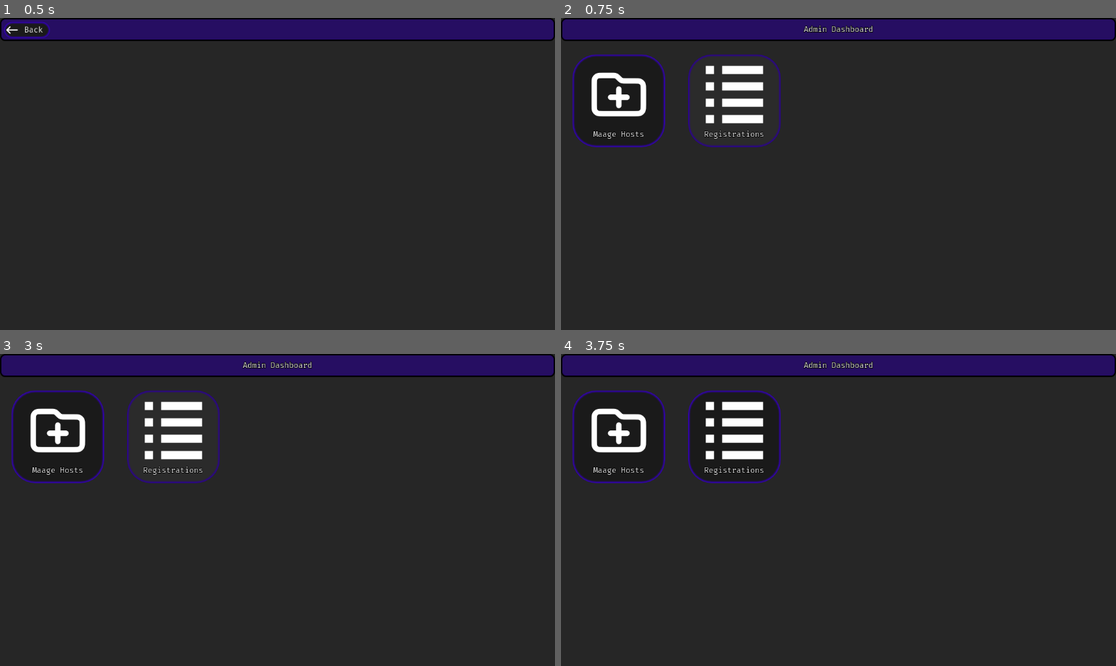
Above: before the commit, frames 1-4 (two rows, left to right).
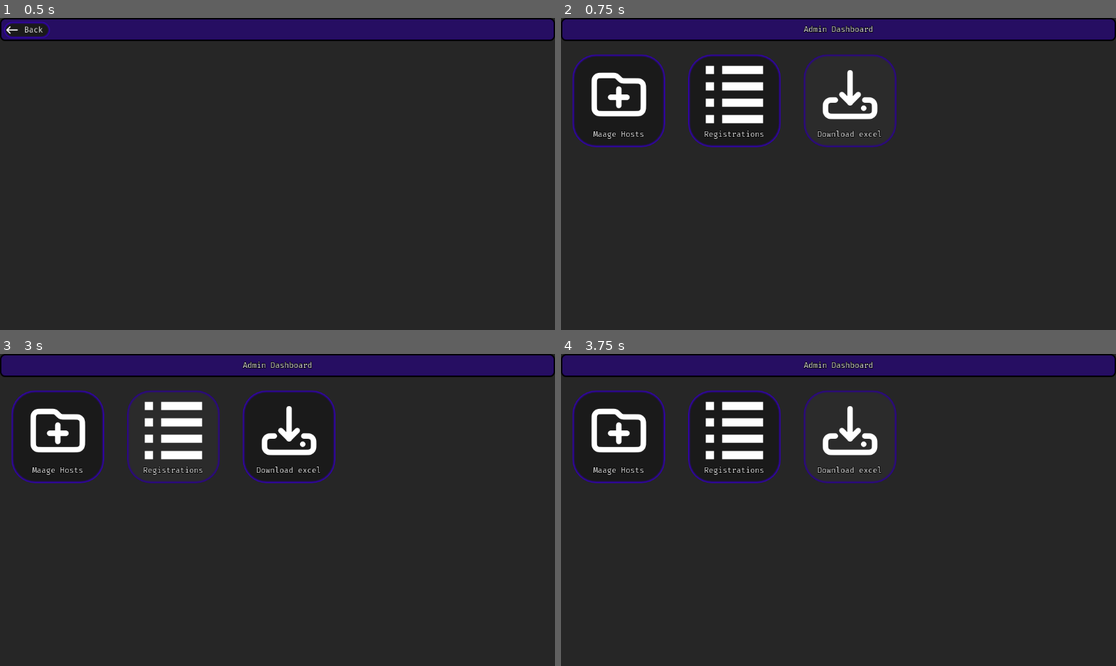
Above: after the commit, the same moments.

Repository: master172/admindashboard
Game: Godot game, scene res://src/Main/manage_clubs.tscn
The game is run twice, just before and just after one commit, with the same random seed, the same clock (stepped at 60 frames per second) and the same inputs. This scene is started directly instead of the project's main scene.
Inputs (mouse positions are in pixels of both pictures, inside the frame that each line leads up to):
- Up to frame 1 (0.5 s): no input
- Up to frame 2 (0.75 s): click "Back" at 0.5 s
- Up to frame 3 (3 s): click (55, 438) at 1.25 s; click "Back" at 2 s; click (172, 438) at 2.75 s
- Up to frame 4 (3.75 s): click (849, 438) at 3.52 s

Frame 1 is identical in both runs. In frame 2, 1.2% of the frame differs, in the area x 22-61%, y 11-42%; in frame 3, 1.0%; in frame 4, 1.1%.

Commit message:
final commit before dev freeze

Diff:
--- a/Autoload/Utils.gd
+++ b/Autoload/Utils.gd
@@ -4,6 +4,8 @@
 var selected_event:Queue = Queue.new()
 var selected_club:Queue = Queue.new()
 var selected_host:Queue = Queue.new()
+
+const default_backend_url:String = "http://127.0.0.1:8000/"
 
 func is_valid_email_id(email:String)->bool:
 	var regex := RegEx.new()
--- /dev/null
+++ b/assets/Icons/download.svg
@@ -0,0 +1,12 @@
+<!DOCTYPE svg PUBLIC "-//W3C//DTD SVG 1.1//EN" "http://www.w3.org/Graphics/SVG/1.1/DTD/svg11.dtd">
+
+<!-- Uploaded to: SVG Repo, www.svgrepo.com, Transformed by: SVG Repo Mixer Tools -->
+<svg width="800px" height="800px" viewBox="0 0 24 24" fill="none" xmlns="http://www.w3.org/2000/svg" stroke="#ffffff">
+
+<g id="SVGRepo_bgCarrier" stroke-width="0"/>
+
+<g id="SVGRepo_tracerCarrier" stroke-linecap="round" stroke-linejoin="round"/>
+
+<g id="SVGRepo_iconCarrier"> <path d="M17 17H17.01M17.4 14H18C18.9319 14 19.3978 14 19.7654 14.1522C20.2554 14.3552 20.6448 14.7446 20.8478 15.2346C21 15.6022 21 16.0681 21 17C21 17.9319 21 18.3978 20.8478 18.7654C20.6448 19.2554 20.2554 19.6448 19.7654 19.8478C19.3978 20 18.9319 20 18 20H6C5.06812 20 4.60218 20 4.23463 19.8478C3.74458 19.6448 3.35523 19.2554 3.15224 18.7654C3 18.3978 3 17.9319 3 17C3 16.0681 3 15.6022 3.15224 15.2346C3.35523 14.7446 3.74458 14.3552 4.23463 14.1522C4.60218 14 5.06812 14 6 14H6.6M12 15V4M12 15L9 12M12 15L15 12" stroke="#ffffff" stroke-width="2" stroke-linecap="round" stroke-linejoin="round"/> </g>
+
+</svg>
--- a/src/Main/Main.tscn
+++ b/src/Main/Main.tscn
@@ -1,9 +1,10 @@
-[gd_scene load_steps=5 format=3 uid="uid://dgc3m4i4156v3"]
+[gd_scene load_steps=6 format=3 uid="uid://dgc3m4i4156v3"]
 
 [ext_resource type="Script" uid="uid://bjuexdydjvkta" path="res://src/Main/main.gd" id="1_52sh2"]
 [ext_resource type="Theme" uid="uid://c8wib8exwpaas" path="res://Resources/MainTheme.tres" id="1_f6j18"]
 [ext_resource type="Texture2D" uid="uid://cifcjhdrcx2d7" path="res://assets/Icons/List.svg" id="3_1pat6"]
 [ext_resource type="PackedScene" uid="uid://351f6j6go1i2" path="res://src/UIComponents/BaseButtonComponent.tscn" id="4_nxavr"]
+[ext_resource type="Texture2D" uid="uid://qr2ypeurqd3j" path="res://assets/Icons/download.svg" id="5_7cpwk"]
 
 [node name="Main" type="Control"]
 layout_mode = 3
@@ -64,7 +65,7 @@
 size_flags_vertical = 3
 theme_override_constants/h_separation = 48
 theme_override_constants/v_separation = 0
-columns = 2
+columns = 3
 
 [node name="ManageEvents" parent="MainContainer/OptionsContainer/GridContainer" instance=ExtResource("4_nxavr")]
 layout_mode = 2
@@ -75,5 +76,63 @@
 Icon = ExtResource("3_1pat6")
 Text = "Registrations"
 
+[node name="DownloadButton" parent="MainContainer/OptionsContainer/GridContainer" instance=ExtResource("4_nxavr")]
+layout_mode = 2
+Icon = ExtResource("5_7cpwk")
+Text = "Download excel"
+
+[node name="Overlay" type="Control" parent="."]
+visible = false
+layout_mode = 1
+anchors_preset = 15
+anchor_right = 1.0
+anchor_bottom = 1.0
+grow_horizontal = 2
+grow_vertical = 2
+
+[node name="ColorRect" type="ColorRect" parent="Overlay"]
+layout_mode = 1
+anchors_preset = 15
+anchor_right = 1.0
+anchor_bottom = 1.0
+grow_horizontal = 2
+grow_vertical = 2
+color = Color(0.101961, 0.101961, 0.101961, 0.384314)
+
+[node name="CenterContainer" type="CenterContainer" parent="Overlay"]
+layout_mode = 1
+anchors_preset = 15
+anchor_right = 1.0
+anchor_bottom = 1.0
+grow_horizontal = 2
+grow_vertical = 2
+
+[node name="LoadingContainer" type="PanelContainer" parent="Overlay/CenterContainer"]
+layout_mode = 2
+
+[node name="Panel" type="Panel" parent="Overlay/CenterContainer/LoadingContainer"]
+custom_minimum_size = Vector2(450, 240)
+layout_mode = 2
+
+[node name="MarginContainer" type="MarginContainer" parent="Overlay/CenterContainer/LoadingContainer/Panel"]
+layout_mode = 1
+anchors_preset = 15
+anchor_right = 1.0
+anchor_bottom = 1.0
+grow_horizontal = 2
+grow_vertical = 2
+theme_override_constants/margin_left = 12
+theme_override_constants/margin_top = 12
+theme_override_constants/margin_right = 12
+theme_override_constants/margin_bottom = 12
+
+[node name="Label" type="Label" parent="Overlay/CenterContainer/LoadingContainer/Panel/MarginContainer"]
+layout_mode = 2
+text = "Now exporting and downloading registrations
+data through the backend, please wait"
+horizontal_alignment = 1
+vertical_alignment = 1
+
 [connection signal="pressed" from="MainContainer/OptionsContainer/GridContainer/ManageEvents" to="." method="_on_manage_events_pressed"]
 [connection signal="pressed" from="MainContainer/OptionsContainer/GridContainer/RegistrationsButton" to="." method="_on_registrations_button_pressed"]
+[connection signal="pressed" from="MainContainer/OptionsContainer/GridContainer/DownloadButton" to="." method="_on_download_button_pressed"]
--- a/src/Main/create_host.gd
+++ b/src/Main/create_host.gd
@@ -114,7 +114,7 @@
 	http.request_completed.connect(http.queue_free.unbind(4))
 	var header = ["Content-Type: application/json"]
 	var body:String = JSON.stringify(request_refrence)
-	var url:String = "http://127.0.0.1:8000/create" if editiing_host == false else "http://127.0.0.1:8000/update_host"
+	var url:String = Utils.default_backend_url+"create" if editiing_host == false else Utils.default_backend_url+"update_host"
 	var err = http.request(url,header,HTTPClient.METHOD_POST,body)
 	if err != OK:
 		push_error("http request error: ",err)
@@ -132,7 +132,7 @@
 	http.request_completed.connect(http.queue_free.unbind(4))
 	var header = ["Content-Type: application/json"]
 	var body:String = JSON.stringify({"user_id":user_id})
-	var err = http.request("http://127.0.0.1:8000/host",header,HTTPClient.METHOD_GET,body)
+	var err = http.request(Utils.default_backend_url+"host",header,HTTPClient.METHOD_GET,body)
 	if err != OK:
 		push_error("http request error: ",err)
 
--- a/src/Main/main.gd
+++ b/src/Main/main.gd
@@ -1,4 +1,8 @@
 extends Control
+@onready var overlay: Control = $Overlay
+
+func _ready():
+	overlay.visible = false
 
 func _on_manage_events_pressed() -> void:
 	var Manage_events_scene:PackedScene = load("res://src/Main/manage_hosts.tscn")
@@ -17,7 +21,7 @@
 	add_child(http)
 	http.request_completed.connect(self.permission_granted)
 	http.request_completed.connect(http.queue_free.unbind(4))
-	var err = http.request("http://127.0.0.1:8000/check_time")
+	var err = http.request(Utils.default_backend_url+"check_time")
 	if err != OK:
 		push_error("http request error: ",err)
 
@@ -30,3 +34,28 @@
 			OS.alert("You do not have permission to view registrations yet")
 	else:
 		push_error("request failed response code: ",response_code)
+
+
+func _on_download_button_pressed() -> void:
+	var http :HTTPRequest = HTTPRequest.new()
+	add_child(http)
+	overlay.show()
+	http.request_completed.connect(self.download_exports)
+	http.request_completed.connect(http.queue_free.unbind(4))
+	var err = http.request(Utils.default_backend_url+"download")
+	if err != OK:
+		overlay.hide()
+		push_error("http request error: ",err)
+
+func download_exports(result: int, response_code: int, headers: PackedStringArray, body: PackedByteArray) -> void:
+	if response_code == 200:
+		var file = FileAccess.open("user://exported_registrations.zip",FileAccess.WRITE)
+		file.store_buffer(body)
+		file.close()
+		overlay.hide()
+		var dir := ProjectSettings.globalize_path("user://")
+		OS.shell_open(dir)
+	else:
+		overlay.hide()
+		var error_detail := body.get_string_from_utf8()
+		OS.alert("Failed to download export: " + error_detail, "Download Error")
--- a/src/Main/manage_clubs.gd
+++ b/src/Main/manage_clubs.gd
@@ -21,13 +21,14 @@
 	add_child(http)
 	http.request_completed.connect(self._on_club_completed)
 	http.request_completed.connect(http.queue_free.unbind(4))
-	var err = http.request("http://127.0.0.1:8000/clubs")
+	var err = http.request(Utils.default_backend_url+"clubs")
 	if err != OK:
 		push_error("http request error: ",err)
 
 func _on_club_completed(result: int, response_code: int, headers: PackedStringArray, body: PackedByteArray) -> void:
 	if response_code == 200:
 		var data:Array = JSON.parse_string(body.get_string_from_utf8())
+		print(data)
 		if data != []:
 			add_club_buttons(data)
 	else:
--- a/src/Main/manage_events.gd
+++ b/src/Main/manage_events.gd
@@ -25,7 +25,7 @@
 	http.request_completed.connect(http.queue_free.unbind(4))
 	var header = ["Content-Type: application/json"]
 	var body:String = JSON.stringify({"club_name":selected_club})
-	var err = http.request("http://127.0.0.1:8000/events",header,HTTPClient.METHOD_GET,body)
+	var err = http.request(Utils.default_backend_url+"events",header,HTTPClient.METHOD_GET,body)
 	if err != OK:
 		push_error("http request error: ",err)
 
--- a/src/Main/manage_hosts.gd
+++ b/src/Main/manage_hosts.gd
@@ -14,7 +14,7 @@
 	add_child(http)
 	http.request_completed.connect(self._on_hosts_completed)
 	http.request_completed.connect(http.queue_free.unbind(4))
-	var err = http.request("http://127.0.0.1:8000/hosts")
+	var err = http.request(Utils.default_backend_url+"hosts")
 	if err != OK:
 		push_error("http request error: ",err)
 
--- a/src/Main/registrations.gd
+++ b/src/Main/registrations.gd
@@ -27,7 +27,7 @@
 	http.request_completed.connect(http.queue_free.unbind(4))
 	var club = selected_club.uri_encode()
 	var event = selected_event.uri_encode()
-	var url:String = "http://127.0.0.1:8000/registrations/individual/"+club+"/"+event
+	var url:String = Utils.default_backend_url+"registrations/individual/"+club+"/"+event
 	var err = http.request(url)
 	if err != OK:
 		push_error("http request error: ",err)
@@ -37,7 +37,10 @@
 		var data:Dictionary = JSON.parse_string(body.get_string_from_utf8())
 		add_individual_registration(data)
 	else:
-		push_error("request failed response code: ",response_code)
+		if response_code == 404:
+			OS.alert("No individual registrations found")
+		else:
+			push_error("request failed response code: ",response_code)
 
 func get_institution_registrations():
 	var http :HTTPRequest = HTTPRequest.new()
@@ -46,7 +49,7 @@
 	http.request_completed.connect(http.queue_free.unbind(4))
 	var club = selected_club.uri_encode()
 	var event = selected_event.uri_encode()
-	var url:String = "http://127.0.0.1:8000/registrations/institution/"+club+"/"+event
+	var url:String = Utils.default_backend_url+"registrations/institution/"+club+"/"+event
 	var err = http.request(url)
 	if err != OK:
 		push_error("http request error: ",err)
@@ -56,7 +59,10 @@
 		var data:Dictionary = JSON.parse_string(body.get_string_from_utf8())
 		add_institution_registrations(data)
 	else:
-		push_error("request failed response code: ",response_code)
+		if response_code == 404:
+			OS.alert("No institution registrations found")
+		else:
+			push_error("request failed response code: ",response_code)
 
 func add_individual_registration(data:Dictionary)->void:
 	for i in data["registrations"]:
Not shown, added: assets/Icons/download.svg.import
